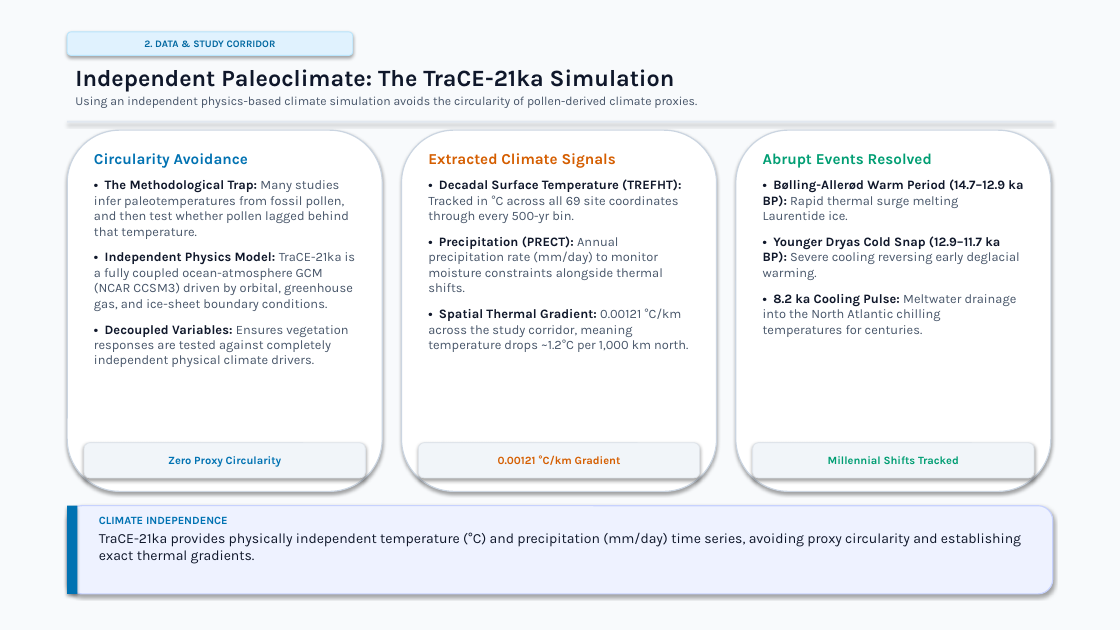
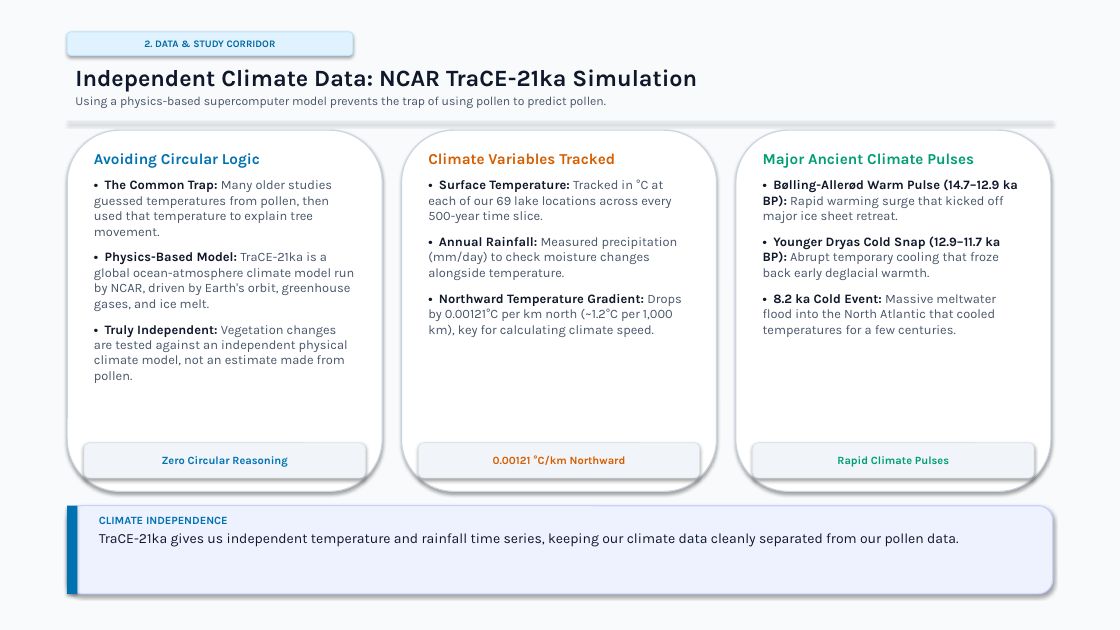
Before and after one commit to vivek-r-2000/EST-Project, a slide deck: slide 5 of TBD2_Final_Project_Presentation_unslopped.pptx. Drawn at 1120x630 pixels with LibreOffice and Linux fonts; fonts in the diff are those of the drawing. Boxes give left, top, right and bottom in pixels: in the first picture for what was removed or moved away, otherwise in the second. Text is boxed around its words. In the diff, an @@ line names an element or a change of style, - is before the commit and + after.

```diff
--- a/TBD2_Final_Project_Presentation_unslopped.pptx
+++ b/TBD2_Final_Project_Presentation_unslopped.pptx
@@ text at [75,69,697,108]: text changed @@
-Independent Paleoclimate: The TraCE-21ka Simulation
-Using an independent physics-based climate simulation avoids the circularity of pollen-derived climate proxies.
+Independent Climate Data: NCAR TraCE-21ka Simulation
+Using a physics-based supercomputer model prevents the trap of using pollen to predict pollen.
@@ text at [94,153,354,383]: text changed @@
-Circularity Avoidance
-• The Methodological Trap: Many studies infer paleotemperatures from fossil pollen, and then test whether pollen lagged behind that temperature.
-• Independent Physics Model: TraCE-21ka is a fully coupled ocean-atmosphere GCM (NCAR CCSM3) driven by orbital, greenhouse gas, and ice-sheet boundary conditions.
-• Decoupled Variables: Ensures vegetation responses are tested against completely independent physical climate drivers.
+Avoiding Circular Logic
+• The Common Trap: Many older studies guessed temperatures from pollen, then used that temperature to explain tree movement.
+• Physics-Based Model: TraCE-21ka is a global ocean-atmosphere climate model run by NCAR, driven by Earth's orbit, greenhouse gases, and ice melt.
+• Truly Independent: Vegetation changes are tested against an independent physical climate model, not an estimate made from pollen.
@@ text at [428,153,681,337]: text changed @@
-Extracted Climate Signals
-• Decadal Surface Temperature (TREFHT): Tracked in °C across all 69 site coordinates through every 500-yr bin.
-• Precipitation (PRECT): Annual precipitation rate (mm/day) to monitor moisture constraints alongside thermal shifts.
-• Spatial Thermal Gradient: 0.00121 °C/km across the study corridor, meaning temperature drops ~1.2°C per 1,000 km north.
+Climate Variables Tracked
+• Surface Temperature: Tracked in °C at each of our 69 lake locations across every 500-year time slice.
+• Annual Rainfall: Measured precipitation (mm/day) to check moisture changes alongside temperature.
+• Northward Temperature Gradient: Drops by 0.00121°C per km north (~1.2°C per 1,000 km), key for calculating climate speed.
@@ text at [763,153,1018,337]: text changed @@
-Abrupt Events Resolved
-• Bølling-Allerød Warm Period (14.7–12.9 ka BP): Rapid thermal surge melting Laurentide ice.
-• Younger Dryas Cold Snap (12.9–11.7 ka BP): Severe cooling reversing early deglacial warming.
-• 8.2 ka Cooling Pulse: Meltwater drainage into the North Atlantic chilling temperatures for centuries.
+Major Ancient Climate Pulses
+• Bølling-Allerød Warm Pulse (14.7–12.9 ka BP): Rapid warming surge that kicked off major ice sheet retreat.
+• Younger Dryas Cold Snap (12.9–11.7 ka BP): Abrupt temporary cooling that froze back early deglacial warmth.
+• 8.2 ka Cold Event: Massive meltwater flood into the North Atlantic that cooled temperatures for a few centuries.
@@ text in rounded rectangle at [162,456,287,467]: text changed @@
-Zero Proxy Circularity
+Zero Circular Reasoning
@@ text in rounded rectangle at [493,455,626,465]: text changed @@
-0.00121 °C/km Gradient
+0.00121 °C/km Northward
@@ text in rounded rectangle at [837,456,949,467]: text changed @@
-Millennial Shifts Tracked
+Rapid Climate Pulses
@@ text at [99,533,958,547]: text changed @@
-TraCE-21ka provides physically independent temperature (°C) and precipitation (mm/day) time series, avoiding proxy circularity and establishing exact thermal gradients.
+TraCE-21ka gives us independent temperature and rainfall time series, keeping our climate data cleanly separated from our pollen data.
```
Also in this commit, not shown: 21 other slides changed, 1 other file.
